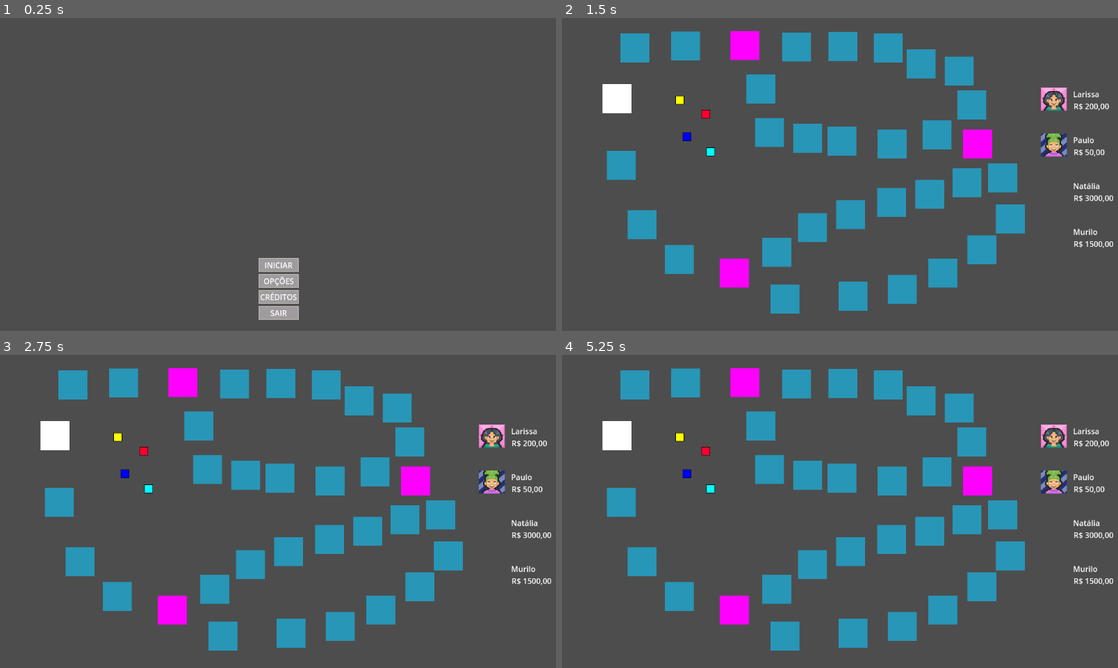
Above: before the commit, frames 1-4 (two rows, left to right).
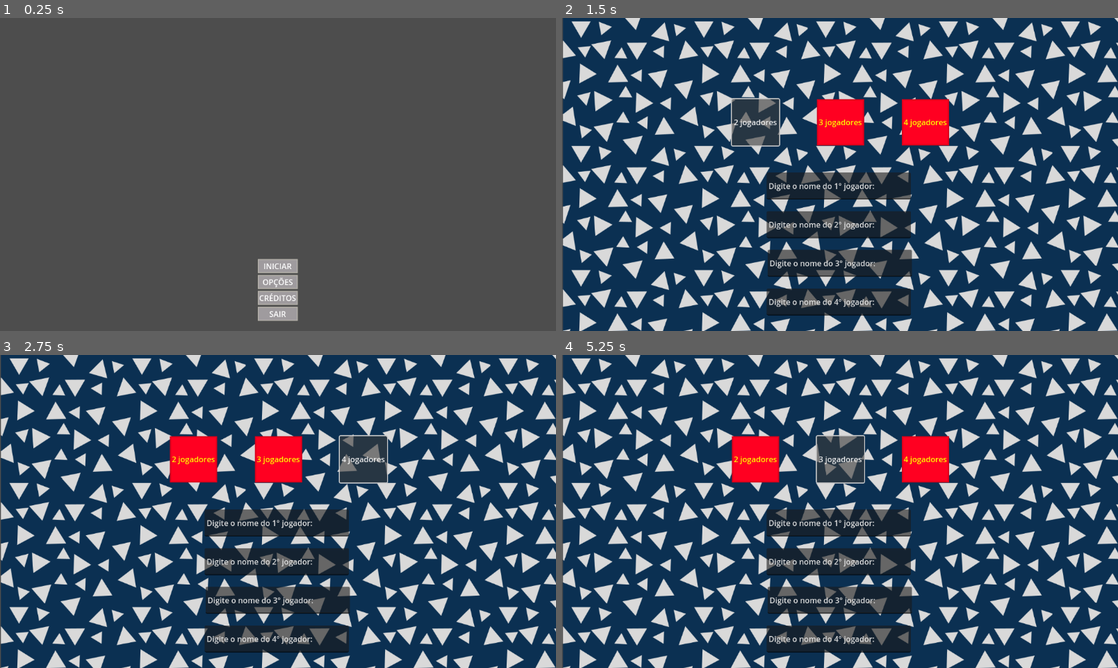
Above: after the commit, the same moments.

Repository: walo2/GameDev_ProjetoGeo
Game: Godot game, scene res://menu.tscn
Same seed, same stepped clock (60 frames per second), same inputs: the game is played once before the commit and once after it.
Inputs (mouse positions are in pixels of both pictures, inside the frame that each line leads up to):
- Up to frame 1 (0.25 s): no input
- Up to frame 2 (1.5 s): click "INICIAR" at 0.5 s; click (756, 121) at 1.25 s, where only the run after the commit has a clickable "2 jogadores"
- Up to frame 3 (2.75 s): click (361, 458) at 2 s, where only the run after the commit has a clickable "4 jogadores"
- Up to frame 4 (5.25 s): click (840, 458) at 2.75 s, where only the run after the commit has a clickable "3 jogadores"; click (756, 458) at 3.5 s, where only the run after the commit has a clickable "2 jogadores"; click (923, 458) at 4.25 s, where only the run after the commit has a clickable "4 jogadores"; click (840, 458) at 5 s, where only the run after the commit has a clickable "3 jogadores"

The runs differ from the first frame. In frame 1, 0.6% of the frame differs, in the area x 46-54%, y 76-97%; in frame 2, 99%, in the area x 0-100%, y 0-100%; in frame 3, 99%; in frame 4, 99%.

Commit message:
Parte visual do Menu dos players terminado

Diff:
--- /dev/null
+++ b/Kapitalistik/MenuPlayers.gd
@@ -0,0 +1,11 @@
+extends Control
+
+
+# Called when the node enters the scene tree for the first time.
+func _ready():
+	pass # Replace with function body.
+
+
+# Called every frame. 'delta' is the elapsed time since the previous frame.
+func _process(delta):
+	pass
--- /dev/null
+++ b/Kapitalistik/MenuPlayers.tscn
@@ -0,0 +1,200 @@
+[gd_scene load_steps=8 format=3 uid="uid://dwnfjs2mstq3w"]
+
+[ext_resource type="Script" path="res://MenuPlayers.gd" id="1_jkkcm"]
+[ext_resource type="Texture2D" uid="uid://deyxd5x1km5t6" path="res://fundo.png" id="1_o2w6k"]
+
+[sub_resource type="StyleBoxFlat" id="StyleBoxFlat_mx27r"]
+bg_color = Color(1, 0, 0.129412, 1)
+border_width_left = 4
+border_width_top = 4
+border_width_right = 4
+border_width_bottom = 4
+border_color = Color(0.792157, 0, 0.0941176, 1)
+border_blend = true
+
+[sub_resource type="StyleBoxFlat" id="StyleBoxFlat_dse21"]
+bg_color = Color(0.454902, 0.454902, 0.454902, 1)
+corner_detail = 1
+
+[sub_resource type="Theme" id="Theme_nl0wd"]
+Button/colors/font_color = Color(1, 1, 1, 1)
+Button/fonts/font = null
+Button/styles/normal = SubResource("StyleBoxFlat_mx27r")
+Button/styles/pressed = SubResource("StyleBoxFlat_dse21")
+
+[sub_resource type="StyleBoxTexture" id="StyleBoxTexture_omx7l"]
+
+[sub_resource type="Theme" id="Theme_crdnb"]
+
+[node name="MenuPlayers" type="Control"]
+layout_mode = 3
+anchors_preset = 0
+offset_right = 40.0
+offset_bottom = 40.0
+script = ExtResource("1_jkkcm")
+
+[node name="Background" type="TextureRect" parent="."]
+show_behind_parent = true
+layout_mode = 1
+anchors_preset = 15
+anchor_right = 1.0
+anchor_bottom = 1.0
+offset_right = 1120.0
+offset_bottom = 600.0
+grow_horizontal = 2
+grow_vertical = 2
+expand_mode = 5
+metadata/_edit_lock_ = true
+
+[node name="Fundo" type="Sprite2D" parent="Background"]
+position = Vector2(257.25, 127)
+scale = Vector2(0.782642, 0.796296)
+texture = ExtResource("1_o2w6k")
+metadata/_edit_lock_ = true
+
+[node name="Fundo9" type="Sprite2D" parent="Background"]
+top_level = true
+position = Vector2(1271, 642)
+scale = Vector2(0.782642, 0.796296)
+texture = ExtResource("1_o2w6k")
+metadata/_edit_lock_ = true
+
+[node name="Fundo8" type="Sprite2D" parent="Background"]
+position = Vector2(764, 642)
+scale = Vector2(0.782642, 0.796296)
+texture = ExtResource("1_o2w6k")
+metadata/_edit_lock_ = true
+
+[node name="Fundo6" type="Sprite2D" parent="Background"]
+position = Vector2(257, 385)
+scale = Vector2(0.782642, 0.796296)
+texture = ExtResource("1_o2w6k")
+metadata/_edit_lock_ = true
+
+[node name="Fundo5" type="Sprite2D" parent="Background"]
+position = Vector2(764, 385)
+scale = Vector2(0.782642, 0.796296)
+texture = ExtResource("1_o2w6k")
+metadata/_edit_lock_ = true
+
+[node name="Fundo2" type="Sprite2D" parent="Background"]
+position = Vector2(764, 127)
+scale = Vector2(0.782642, 0.796296)
+texture = ExtResource("1_o2w6k")
+metadata/_edit_lock_ = true
+
+[node name="Fundo7" type="Sprite2D" parent="Background"]
+show_behind_parent = true
+position = Vector2(257, 642)
+scale = Vector2(0.782642, 0.796296)
+texture = ExtResource("1_o2w6k")
+metadata/_edit_lock_ = true
+
+[node name="Fundo3" type="Sprite2D" parent="Background"]
+position = Vector2(1271, 127)
+scale = Vector2(0.782642, 0.796296)
+texture = ExtResource("1_o2w6k")
+metadata/_edit_lock_ = true
+
+[node name="Fundo4" type="Sprite2D" parent="Background"]
+position = Vector2(1271, 385)
+scale = Vector2(0.782642, 0.796296)
+texture = ExtResource("1_o2w6k")
+metadata/_edit_lock_ = true
+
+[node name="2Players" type="Button" parent="Background"]
+layout_mode = 2
+offset_left = 352.0
+offset_top = 168.0
+offset_right = 450.0
+offset_bottom = 264.0
+grow_horizontal = 2
+grow_vertical = 2
+size_flags_stretch_ratio = 0.0
+theme = SubResource("Theme_nl0wd")
+theme_override_colors/font_color = Color(1, 1, 0, 1)
+text = "2 jogadores
+"
+
+[node name="3Players" type="Button" parent="Background"]
+top_level = true
+layout_mode = 2
+offset_left = 704.0
+offset_top = 168.0
+offset_right = 802.0
+offset_bottom = 264.0
+grow_horizontal = 2
+grow_vertical = 2
+size_flags_stretch_ratio = 0.0
+theme = SubResource("Theme_nl0wd")
+theme_override_colors/font_color = Color(1, 1, 0, 1)
+text = "4 jogadores
+"
+
+[node name="4Players" type="Button" parent="Background"]
+layout_mode = 2
+offset_left = 528.0
+offset_top = 168.0
+offset_right = 626.0
+offset_bottom = 264.0
+grow_horizontal = 2
+grow_vertical = 2
+size_flags_stretch_ratio = 0.0
+theme = SubResource("Theme_nl0wd")
+theme_override_colors/font_color = Color(1, 1, 0, 1)
+text = "3 jogadores
+"
+
+[node name="Label" type="Label" parent="."]
+modulate = Color(1, 1, 0.0901961, 1)
+layout_mode = 1
+anchors_preset = -1
+anchor_left = 13.797
+anchor_top = 1.0
+anchor_right = 13.797
+anchor_bottom = 1.0
+offset_left = -551.88
+offset_top = 24.0
+offset_right = 600.12
+offset_bottom = 96.0
+grow_horizontal = 2
+theme_override_colors/font_outline_color = Color(1, 0, 0, 1)
+theme_override_constants/outline_size = 8
+theme_override_font_sizes/font_size = 31
+theme_override_styles/normal = SubResource("StyleBoxTexture_omx7l")
+text = "Selecione a quantidade de jogadores:"
+horizontal_alignment = 1
+visible_ratio = -0.0277778
+
+[node name="LineEdit" type="LineEdit" parent="."]
+layout_mode = 0
+offset_left = 424.0
+offset_top = 400.0
+offset_right = 723.0
+offset_bottom = 456.0
+text = "Digite o nome do 2° jogador:"
+
+[node name="LineEdit2" type="LineEdit" parent="."]
+layout_mode = 0
+offset_left = 424.0
+offset_top = 320.0
+offset_right = 723.0
+offset_bottom = 376.0
+theme = SubResource("Theme_crdnb")
+text = "Digite o nome do 1° jogador:"
+
+[node name="LineEdit3" type="LineEdit" parent="."]
+layout_mode = 0
+offset_left = 424.0
+offset_top = 560.0
+offset_right = 723.0
+offset_bottom = 616.0
+text = "Digite o nome do 4° jogador:"
+
+[node name="LineEdit4" type="LineEdit" parent="."]
+layout_mode = 0
+offset_left = 426.0
+offset_top = 480.0
+offset_right = 725.0
+offset_bottom = 536.0
+text = "Digite o nome do 3° jogador:"
--- a/Kapitalistik/menu.gd
+++ b/Kapitalistik/menu.gd
@@ -12,7 +12,7 @@
 
 
 func _on_iniciar_btn_pressed():
-	get_tree().change_scene_to_file("res://tile_map.tscn")
+	get_tree().change_scene_to_file("res://MenuPlayers.tscn")
 
 
 func _on_opcoes_btn_pressed():
--- a/Kapitalistik/menu.tscn
+++ b/Kapitalistik/menu.tscn
@@ -32,10 +32,10 @@
 anchors_preset = 15
 anchor_right = 1.0
 anchor_bottom = 1.0
-offset_left = 4.0
-offset_top = -10.0
-offset_right = 4.0
-offset_bottom = -10.0
+offset_left = 2.0
+offset_top = -8.0
+offset_right = 2.0
+offset_bottom = -8.0
 grow_horizontal = 2
 grow_vertical = 2
 theme_override_constants/margin_top = 20
Binary file added: Kapitalistik/fundo.png
Not shown, added: Kapitalistik/fundo.png.import
Not shown: 1 places in Kapitalistik/holder.tscn that only renumber resources
Not shown: 1 places in Kapitalistik/hud.tscn that only renumber resources
